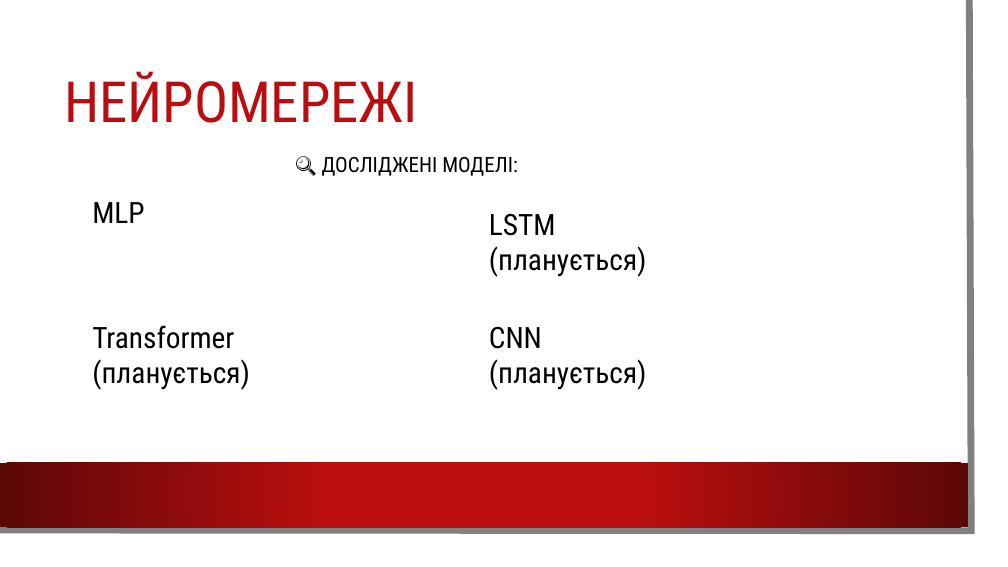
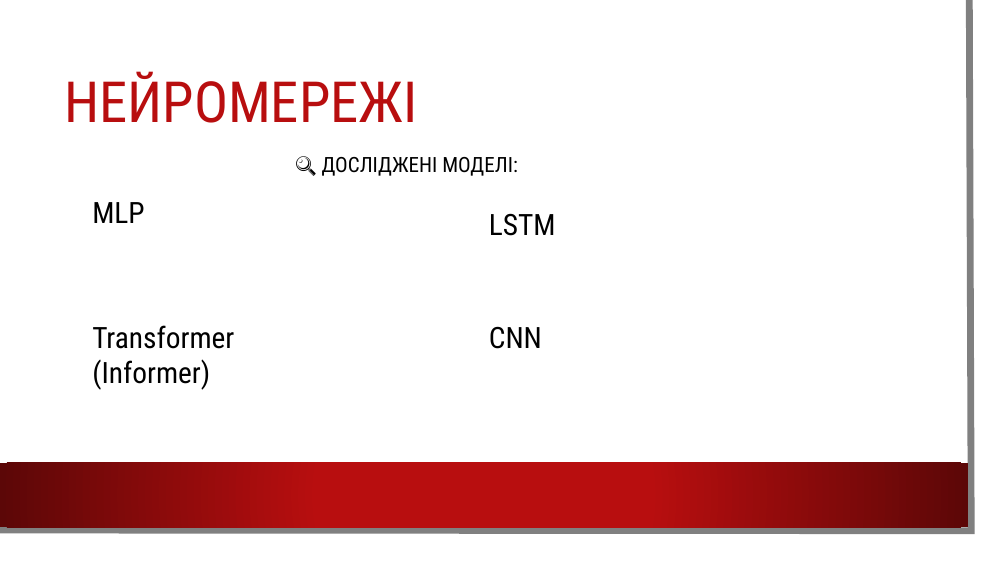
Before and after one commit to ParaskaBohdan/Diplom, a slide deck: slide 4 of Презентація.pptx (slide 3 before the commit). Drawn at 1008x567 pixels with LibreOffice and Linux fonts; fonts in the diff are those of the drawing; background and template pictures are left out. Boxes give left, top, right and bottom in pixels: in the first picture for what was removed or moved away, otherwise in the second. Text is boxed around its words. In the diff, an @@ line names an element or a change of style, - is before the commit and + after.

```diff
--- a/Презентація.pptx
+++ b/Презентація.pptx
@@ text at bbox=[489, 246, 647, 277]: paragraph removed @@
-(планується)
@@ text at bbox=[92, 325, 234, 390]: text changed @@
-Transformer (планується)
+Transformer (Informer)
@@ text at bbox=[489, 359, 647, 390]: paragraph removed @@
-(планується)
```
Also in this commit, not shown: 2 other slides changed, 4 slides added, 1 slide removed, 13 other files.
